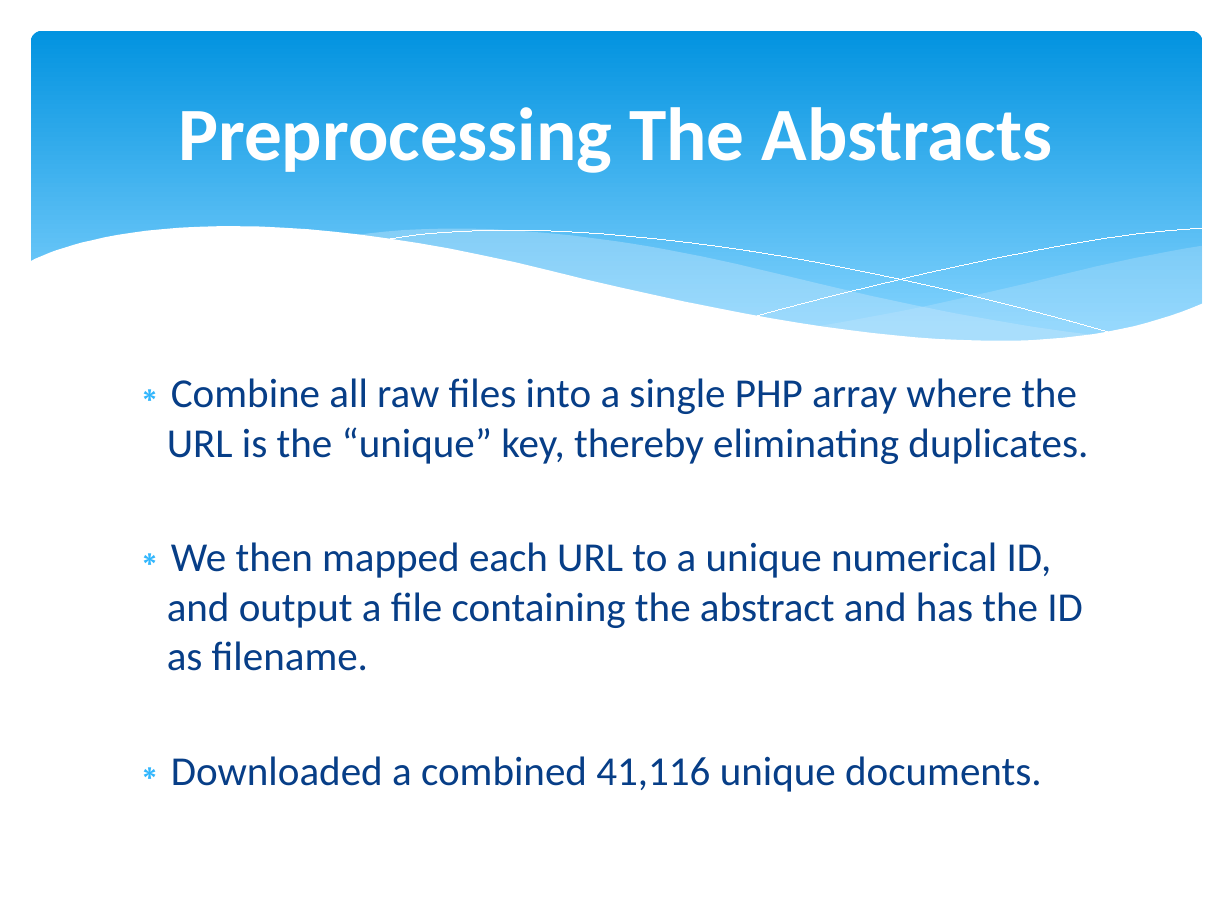
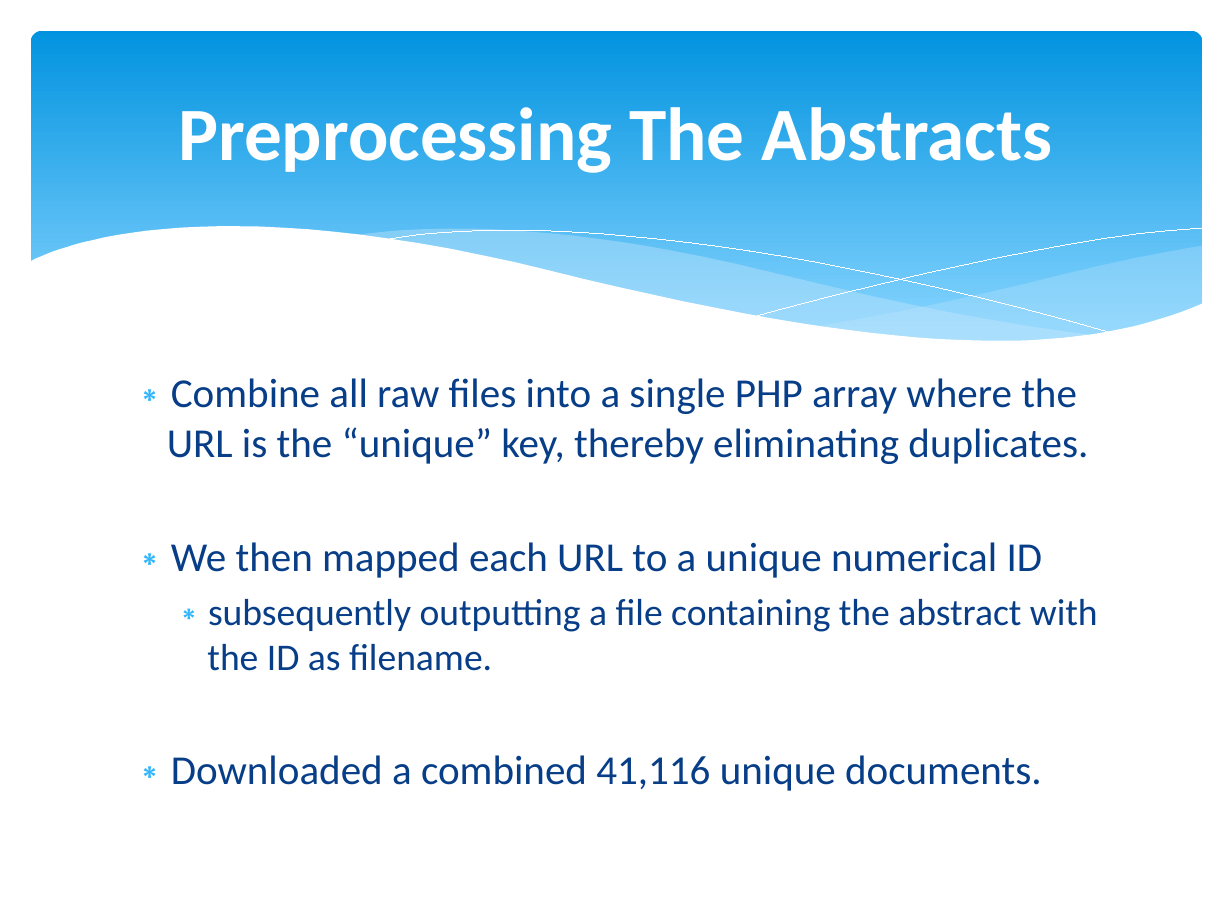
Before and after one commit to Mletter1/Challenge1, a slide deck: slide 3 of Presentation.pptx. Drawn at 1232x924 pixels with LibreOffice and Linux fonts; fonts in the diff are those of the drawing. Boxes give left, top, right and bottom in pixels: in the first picture for what was removed or moved away, otherwise in the second. Text is boxed around its words. In the diff, an @@ line names an element or a change of style, - is before the commit and + after.

```diff
--- a/Presentation.pptx
+++ b/Presentation.pptx
@@ text at bbox=[171, 542, 1098, 671]: text changed; size 24 to 22 pt @@
-∗ We then mapped each URL to a unique numerical ID, and output a file containing the abstract and has the ID as filename.
+∗ We then mapped each URL to a unique numerical ID
+  ∗ subsequently outputting a file containing the abstract with the ID as filename.
```
Also in this commit, not shown: 8 other slides changed, 2 slides added, 2 slides removed.
